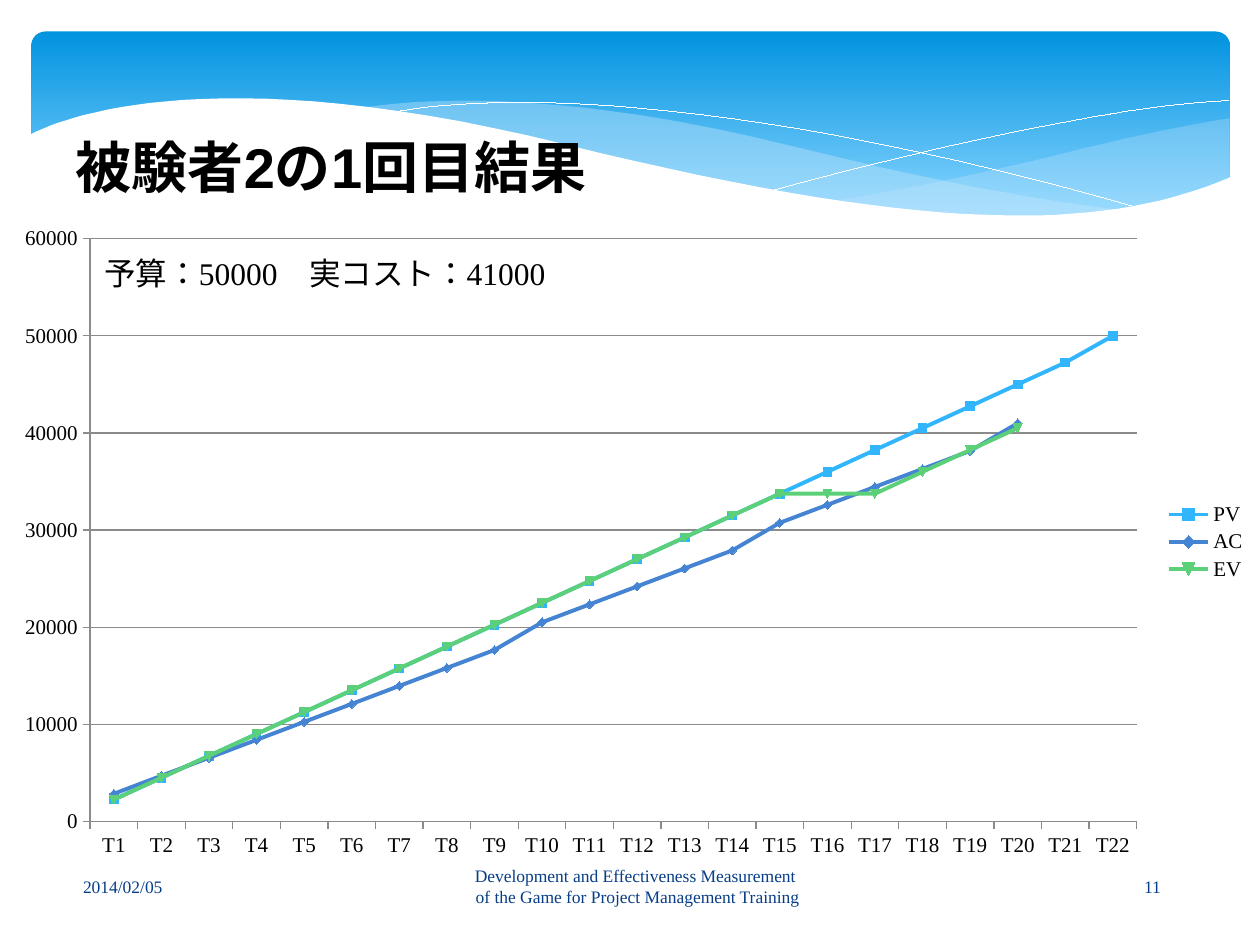
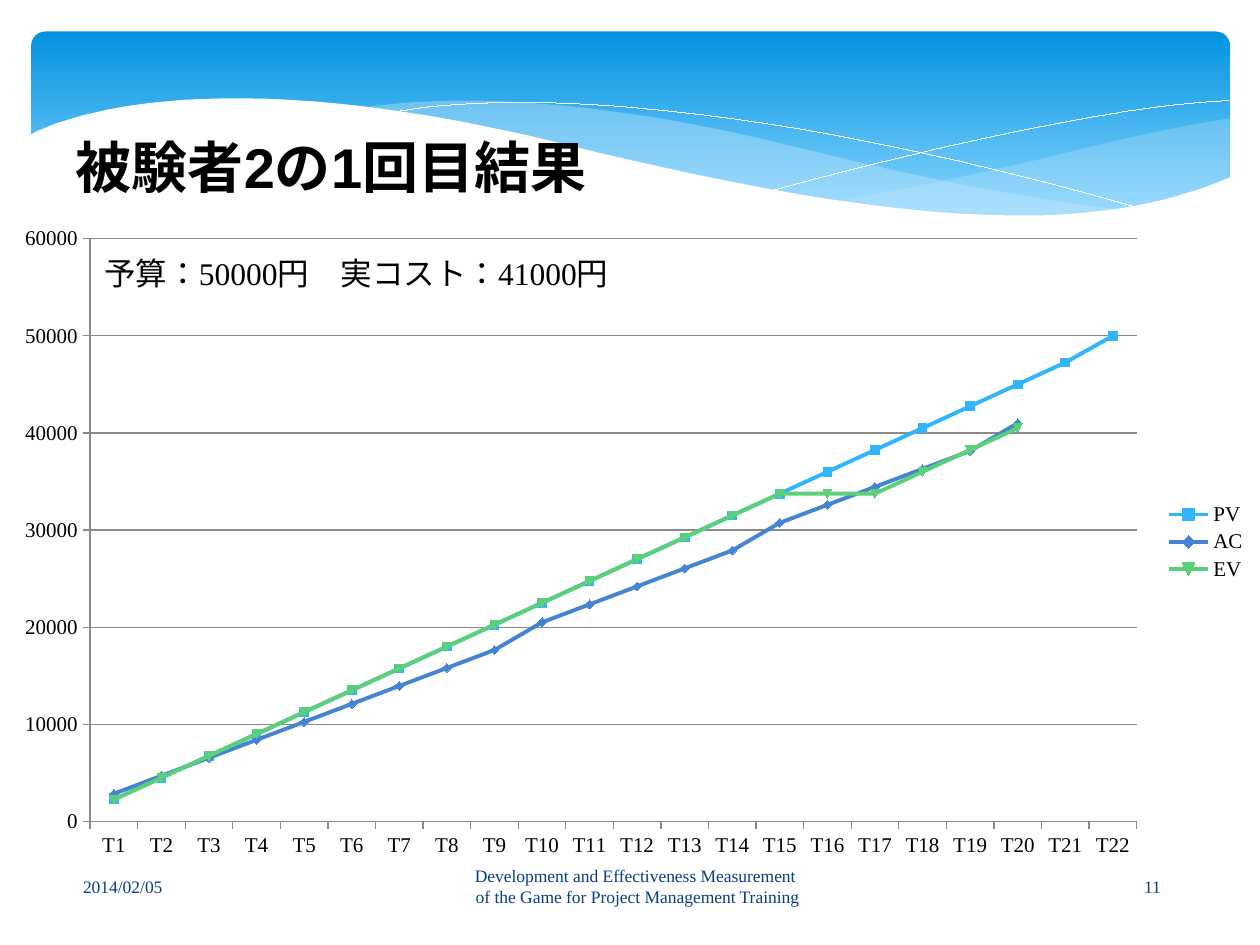
Before and after one commit to keimatsui/kadai, a slide deck: slide 11 of 卒業論文/2012/HTET MYET MUN WIN/卒論発表プレゼン.pptx. Drawn at 1260x945 pixels with LibreOffice and Linux fonts; fonts in the diff are those of the drawing. Boxes give left, top, right and bottom in pixels: in the first picture for what was removed or moved away, otherwise in the second. Text is boxed around its words. In the diff, an @@ line names an element or a change of style, - is before the commit and + after.

```diff
--- a/卒業論文/2012/HTET MYET MUN WIN/卒論発表プレゼン.pptx
+++ b/卒業論文/2012/HTET MYET MUN WIN/卒論発表プレゼン.pptx
@@ text at (104, 258, 609, 288): text changed @@
-予算：50000 実コスト：41000
+予算：50000円 実コスト：41000円
```
Also in this commit, not shown: 3 other slides changed.
